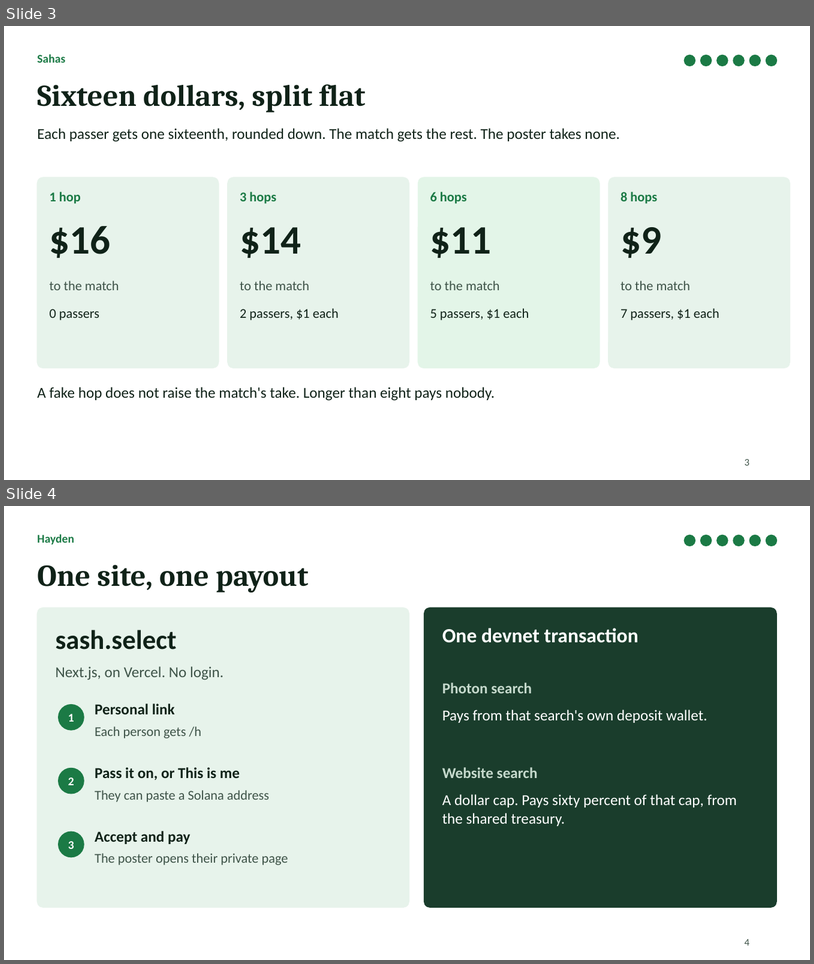
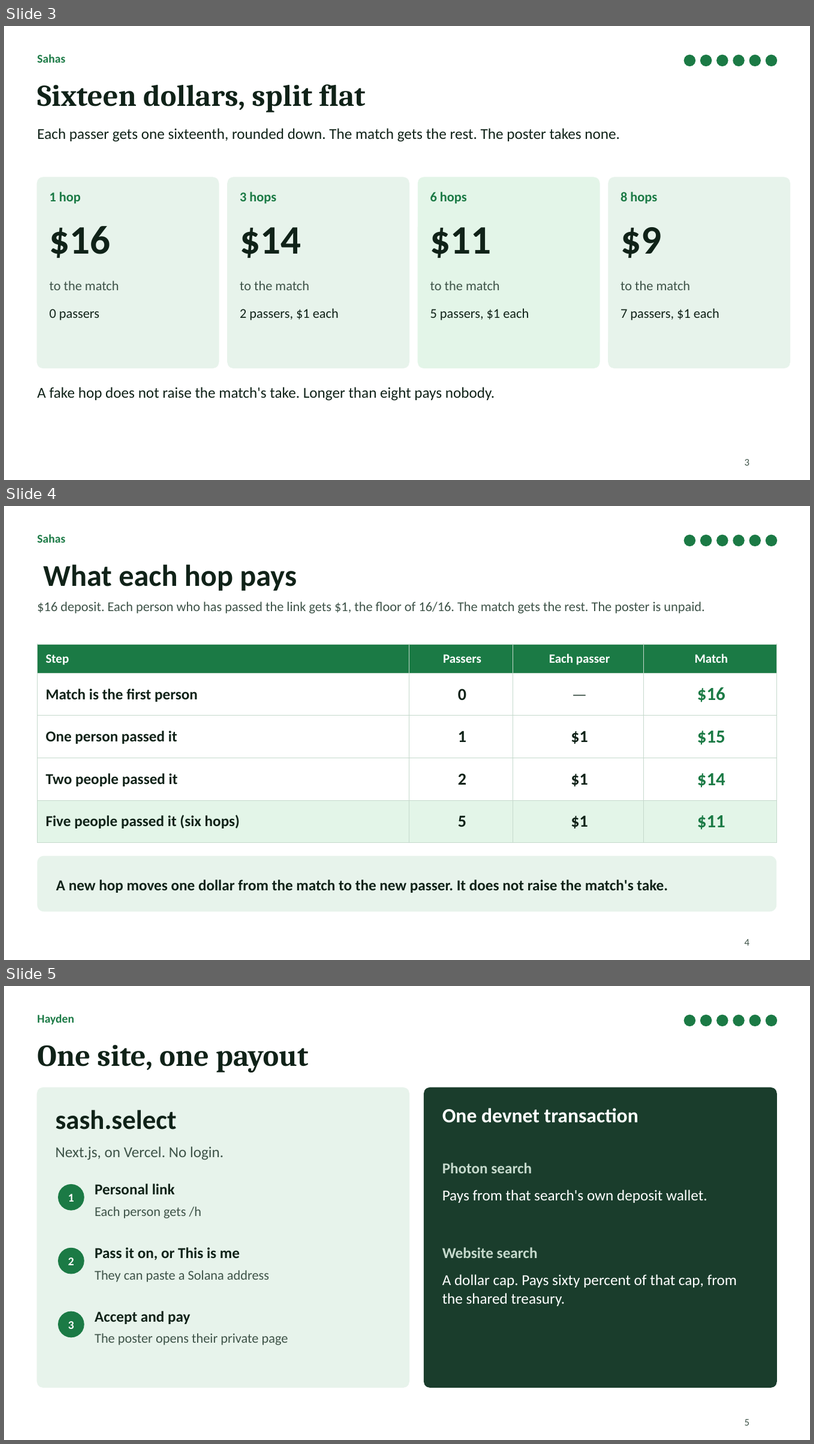
Before and after one commit to sahas-goli/BRH26, a slide deck: submission/six-hops-table.pptx. Shown one above the other, each under a label of ours: slides 3 and 4 before the commit, slides 3, 4 and 5 after it. The pictures are 814x964 and 814x1444 pixels, drawn with LibreOffice and Linux fonts; fonts in the diff are those of the drawing. Boxes give left, top, right and bottom in pixels: in the first picture for what was removed or moved away, otherwise in the second. Text is boxed around its words. In the diff, an @@ line names an element or a change of style, - is before the commit and + after.

Commit message:
Add a payout-by-step slide inside Sahas's split.
Insert the What each hop pays slide into Sahas's section of the table deck. The two-minute spoken lines stay the same.

```diff
--- a/submission/six-hops-table.pptx
+++ b/submission/six-hops-table.pptx
@@ slide 4 added at (4, 506, 810, 960), background #FFFFFF @@
@@ text added at (37, 534, 65, 543), 14 pt, text #1B7A45, bold @@
+Sahas
@@ ellipse added at (684, 535, 695, 546), fill #1B7A45, outline #1B7A45 1 pt @@
@@ ellipse added at (701, 535, 712, 546), fill #1B7A45, outline #1B7A45 1 pt @@
@@ ellipse added at (717, 535, 728, 546), fill #1B7A45, outline #1B7A45 1 pt @@
@@ ellipse added at (734, 535, 744, 546), fill #1B7A45, outline #1B7A45 1 pt @@
@@ ellipse added at (750, 535, 761, 546), fill #1B7A45, outline #1B7A45 1 pt @@
@@ ellipse added at (766, 535, 777, 546), fill #1B7A45, outline #1B7A45 1 pt @@
@@ title added at (43, 564, 297, 591), 36 pt, text #102218, bold @@
+What each hop pays
@@ text added at (37, 601, 705, 613), 16 pt, text #3E5348 @@
+$16 deposit. Each person who has passed the link gets $1, the floor of 16/16. The match gets the rest. The poster is unpaid.
@@ table added at (37, 644, 777, 843), 5 rows, 4 columns @@
+Step | Passers | Each passer | Match
+Match is the first person | 0 | — | $16
+One person passed it | 1 | $1 | $15
+Two people passed it | 2 | $1 | $14
+Five people passed it (six hops) | 5 | $1 | $11
@@ rounded rectangle added at (37, 856, 777, 912), fill #E7F3EB, 18 pt, text #102218, bold @@
+A new hop moves one dollar from the match to the new passer. It does not raise the match's take.
@@ page number added at (745, 939, 750, 945), 12 pt, text #3E5348 @@
+4
@@ what was slide 4 is now slide 5 @@
@@ page number at (745, 1419, 750, 1425): text changed @@
-4
+5
```
Also in this commit, not shown: 1 other file.
